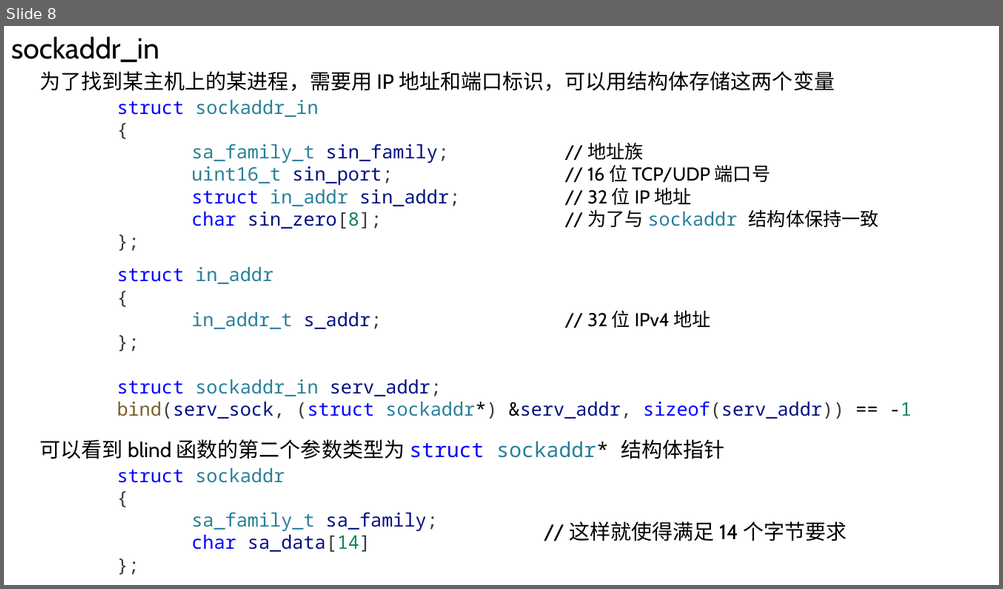
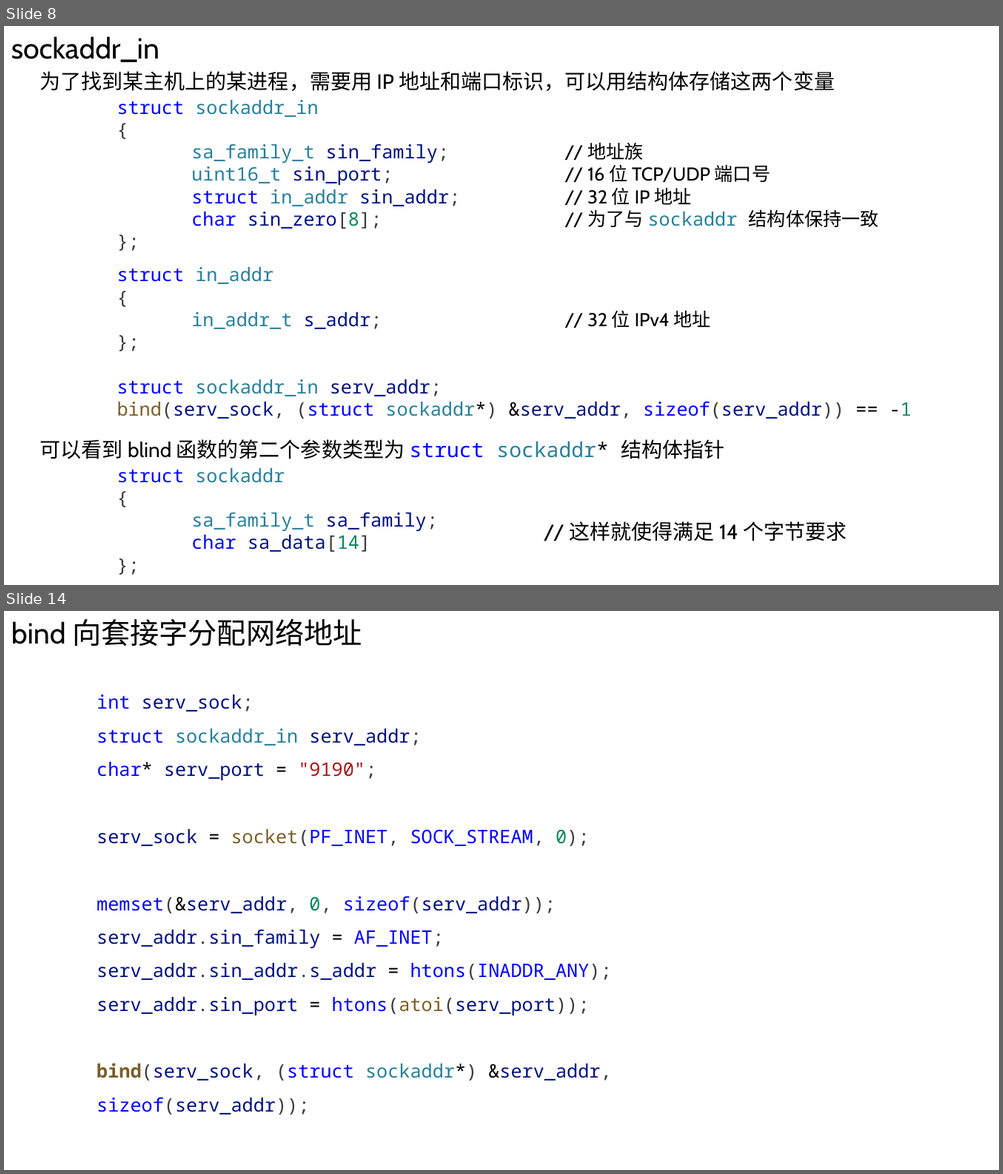
Before and after one commit to Chao200/TCP-IP-Network-Programming, a slide deck: TCP:IP 网络编程.pptx. Shown one above the other, each under a label of ours: slide 8 before the commit, slides 8 and 14 after it; the slides between them are not shown. The pictures are 1003x589 and 1003x1174 pixels, drawn with LibreOffice and Linux fonts; fonts in the diff are those of the drawing. Boxes give left, top, right and bottom in pixels: in the first picture for what was removed or moved away, otherwise in the second. Text is boxed around its words. In the diff, an @@ line names an element or a change of style, - is before the commit and + after.

```diff
--- a/TCP:IP 网络编程.pptx
+++ b/TCP:IP 网络编程.pptx
@@ slide 14 added at [4, 611, 999, 1170], background #FFFFFF @@
@@ text added at [11, 618, 361, 646], 28 pt, text #000000 @@
+bind 向套接字分配网络地址
@@ text added at [96, 695, 612, 1115], 18 pt, text #001080 @@
+int serv_sock;
+struct sockaddr_in serv_addr;
+char* serv_port = "9190";
+serv_sock = socket(PF_INET, SOCK_STREAM, 0);
+memset(&serv_addr, 0, sizeof(serv_addr));
+serv_addr.sin_family = AF_INET;
+serv_addr.sin_addr.s_addr = htons(INADDR_ANY);
+serv_addr.sin_port = htons(atoi(serv_port));
+bind(serv_sock, (struct sockaddr*) &serv_addr, sizeof(serv_addr));
```
Also in this commit, not shown: 10 other slides added, 1 slide removed.
